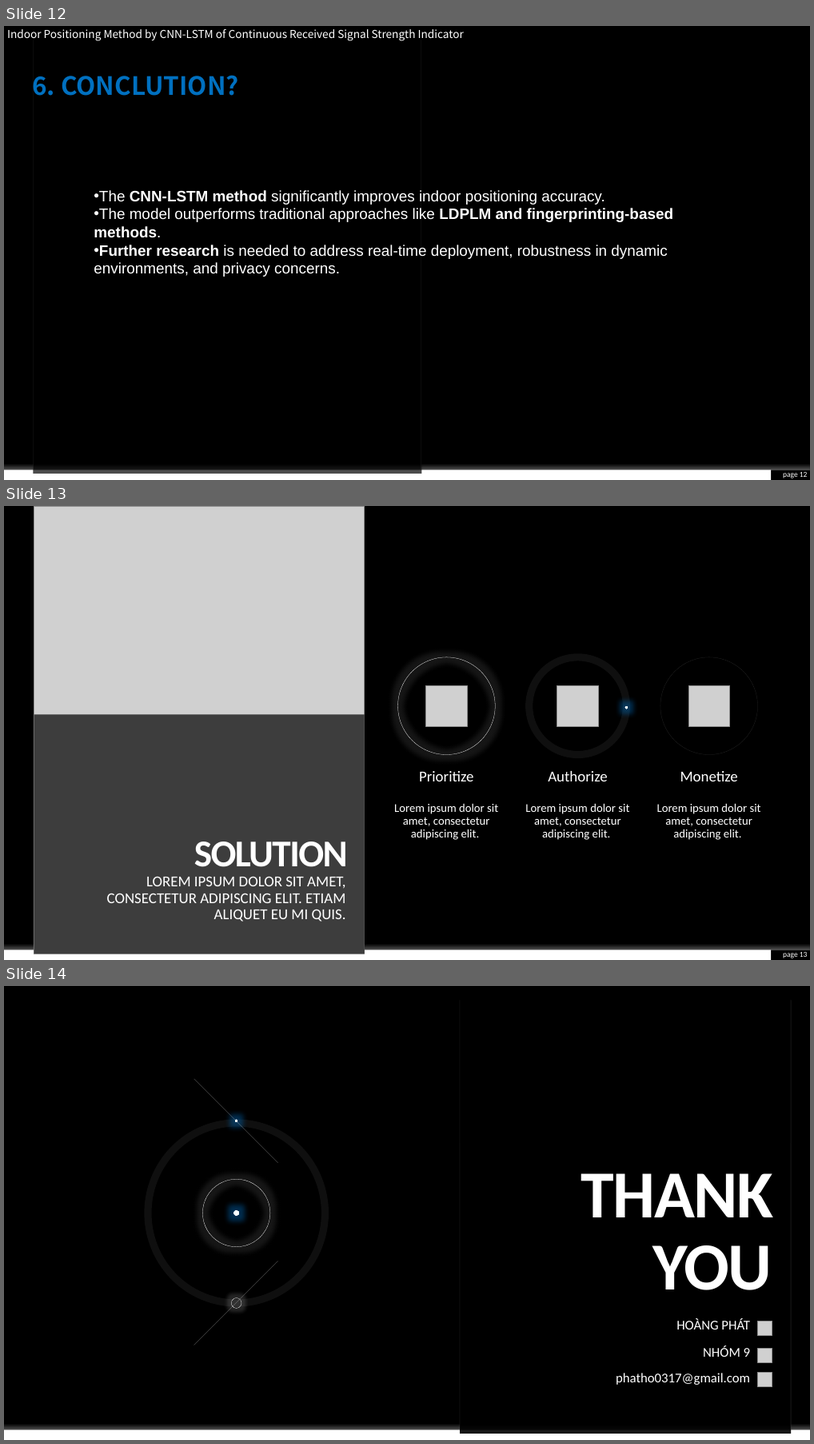
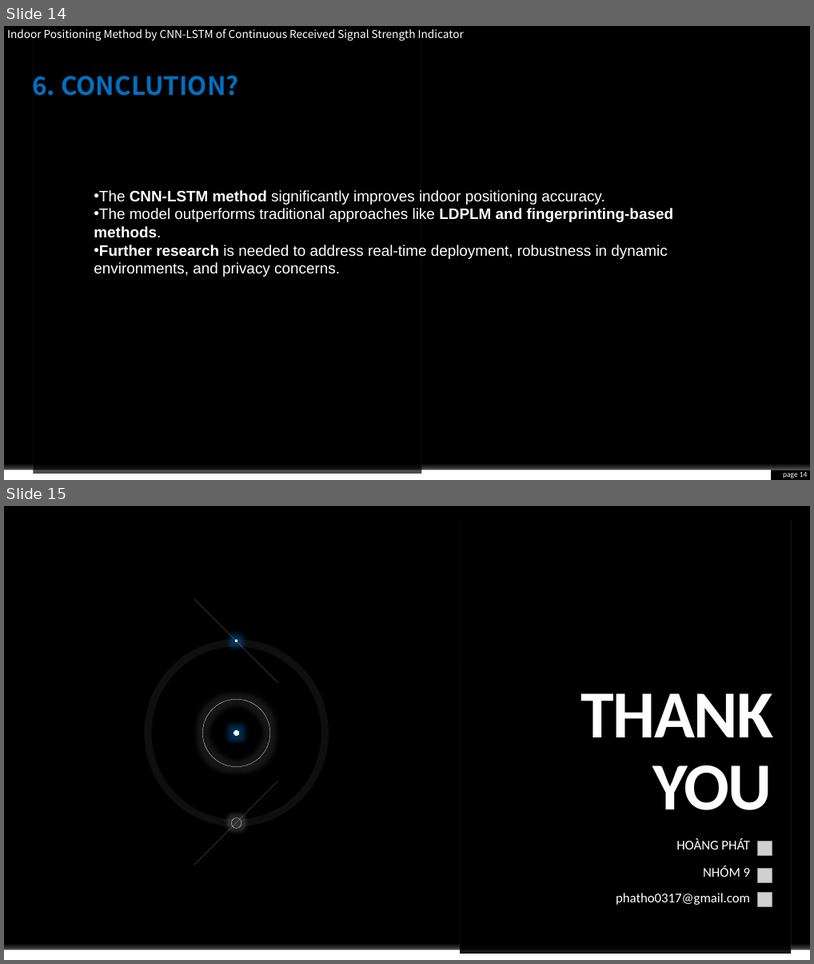
Before and after one commit to honguyenhoangphat/Scientific_Research, a slide deck: Task 4_20032025/Indoor Positioning Method by CNN-LSTM of Continuous Received Signal Strength Indicator.pptm. Shown one above the other, each under a label of ours: slides 12, 13 and 14 before the commit, slides 14 and 15 after it. The pictures are 814x1444 and 814x964 pixels, drawn with LibreOffice and Linux fonts; fonts in the diff are those of the drawing; grey boxes stand for pictures; background and template pictures are left out. Boxes give left, top, right and bottom in pixels: in the first picture for what was removed or moved away, otherwise in the second. Text is boxed around its words. In the diff, an @@ line names an element or a change of style, - is before the commit and + after.

```diff
--- a/Task 4_20032025/Indoor Positioning Method by CNN-LSTM of Continuous Received Signal Strength Indicator.pptm
+++ b/Task 4_20032025/Indoor Positioning Method by CNN-LSTM of Continuous Received Signal Strength Indicator.pptm
@@ slide 13 removed at [4, 506, 810, 960], background #000000; not listed: 2 template elements that a slide beside it also shows @@
@@ picture removed at [34, 506, 365, 953] @@
@@ ellipse removed at [398, 657, 496, 755] @@
@@ ellipse removed at [530, 657, 627, 755] @@
@@ ellipse removed at [661, 657, 758, 755] @@
@@ picture removed at [426, 685, 467, 726] @@
@@ picture removed at [558, 685, 598, 726] @@
@@ picture removed at [689, 685, 730, 726] @@
@@ line removed from (33, 713) to (33, 949) @@
@@ title removed at [34, 714, 365, 953] @@
-SOLUTION
@@ line removed from (365, 713) to (365, 949) @@
@@ ellipse removed at [626, 706, 628, 708] @@
@@ text removed at [419, 771, 474, 781] @@
-Prioritize
@@ text removed at [548, 771, 607, 781] @@
-Authorize
@@ text removed at [681, 771, 738, 781] @@
-Monetize
@@ text removed at [394, 803, 498, 840] @@
-Lorem ipsum dolor sit amet, consectetur adipiscing elit.
@@ text removed at [526, 803, 630, 840] @@
-Lorem ipsum dolor sit amet, consectetur adipiscing elit.
@@ text removed at [658, 803, 762, 840] @@
-Lorem ipsum dolor sit amet, consectetur adipiscing elit.
@@ subtitle removed at [107, 876, 346, 921] @@
-LOREM IPSUM DOLOR SIT AMET, CONSECTETUR ADIPISCING ELIT. ETIAM ALIQUET EU MI QUIS.
@@ page number removed at [783, 952, 808, 958] @@
-page 13
@@ what was slide 12 is now slide 14 @@
@@ page number at [783, 472, 808, 478]: text changed @@
-page 12
+page 14
@@ what was slide 14 is now slide 15 @@
```
Also in this commit, not shown: 2 slides changed, 2 slides added, 5 other files.
